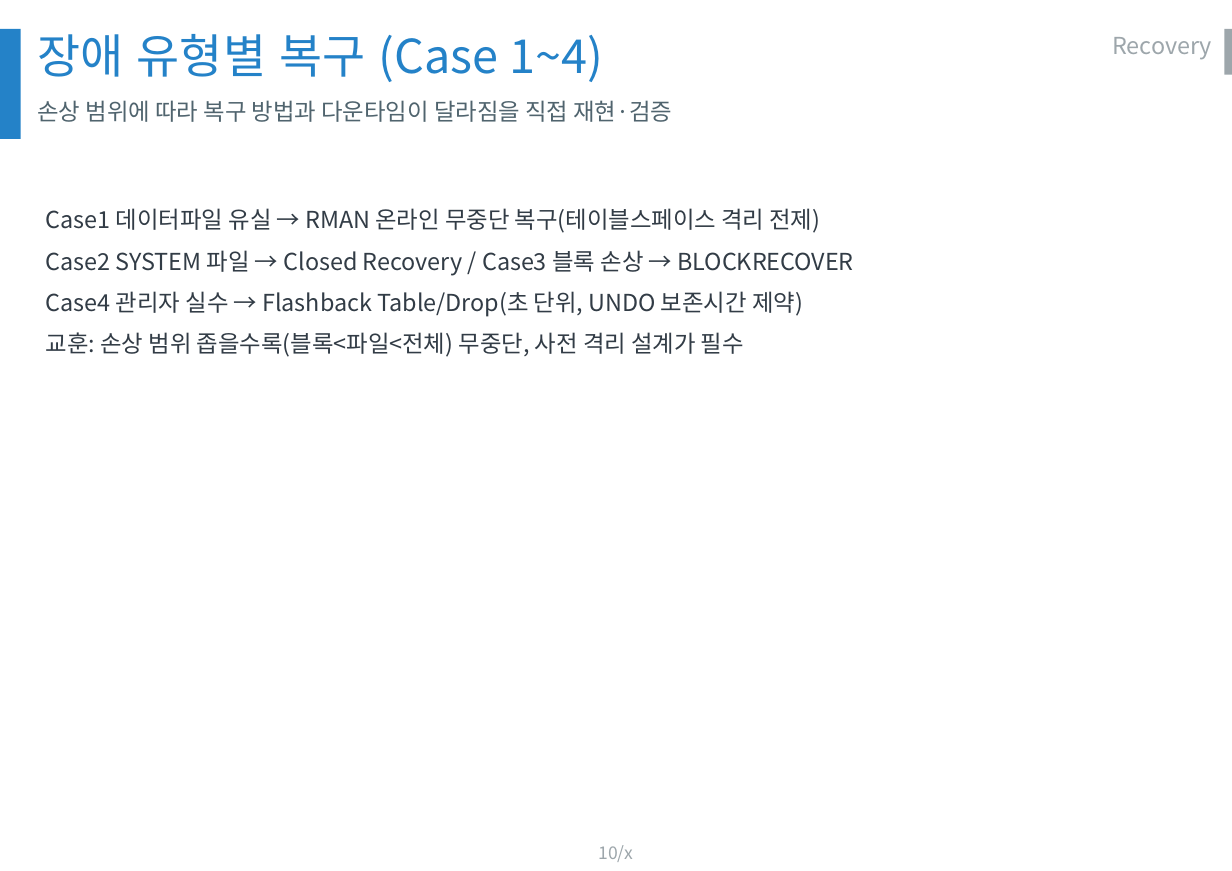
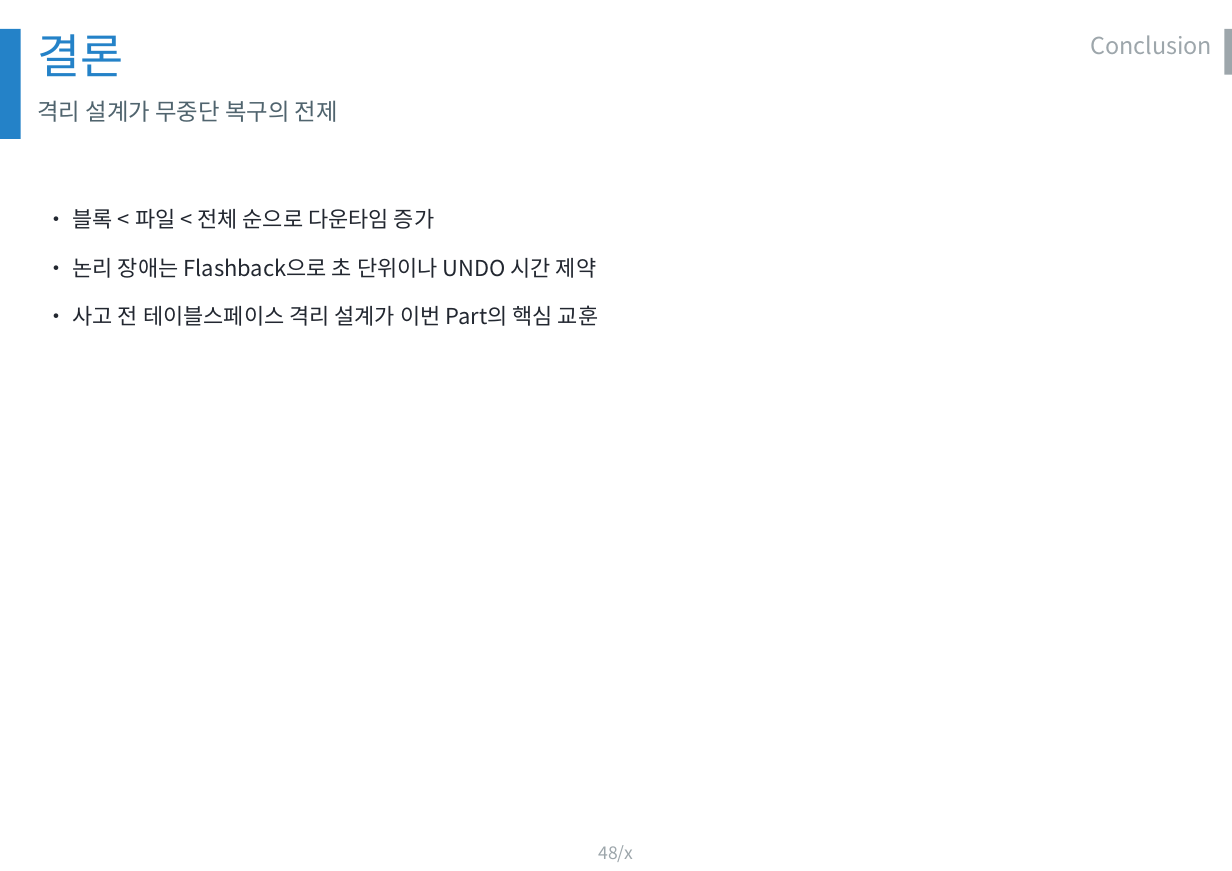
Before and after one commit to olmas70/slides, a slide deck: slide 48 of ppt/BO_DB운영_발표.pptx (slide 10 before the commit). Drawn at 1232x871 pixels with LibreOffice and Linux fonts; fonts in the diff are those of the drawing; background and template pictures are left out. Boxes give left, top, right and bottom in pixels: in the first picture for what was removed or moved away, otherwise in the second. Text is boxed around its words. In the diff, an @@ line names an element or a change of style, - is before the commit and + after.

```diff
--- a/ppt/BO_DB운영_발표.pptx
+++ b/ppt/BO_DB운영_발표.pptx
@@ text at [37, 34, 123, 77]: text changed @@
-장애 유형별 복구 (Case 1~4)
+결론
@@ text at [1090, 35, 1212, 54]: text changed @@
-Recovery
+Conclusion
@@ text at [37, 100, 338, 122]: text changed @@
-손상 범위에 따라 복구 방법과 다운타임이 달라짐을 직접 재현·검증
+격리 설계가 무중단 복구의 전제
@@ text at [73, 209, 598, 326]: text changed; size 16 to 15 pt; text colour #323C46 to #222730 @@
-Case1 데이터파일 유실 → RMAN 온라인 무중단 복구(테이블스페이스 격리 전제)
-Case2 SYSTEM 파일 → Closed Recovery / Case3 블록 손상 → BLOCKRECOVER
-Case4 관리자 실수 → Flashback Table/Drop(초 단위, UNDO 보존시간 제약)
-교훈: 손상 범위 좁을수록(블록<파일<전체) 무중단, 사전 격리 설계가 필수
+• 블록 < 파일 < 전체 순으로 다운타임 증가
+• 논리 장애는 Flashback으로 초 단위이나 UNDO 시간 제약
+• 사고 전 테이블스페이스 격리 설계가 이번 Part의 핵심 교훈
@@ page number at [598, 845, 633, 862]: text changed @@
-10/x
+48/x
```
Also in this commit, not shown: 8 other slides changed, 48 slides added.
